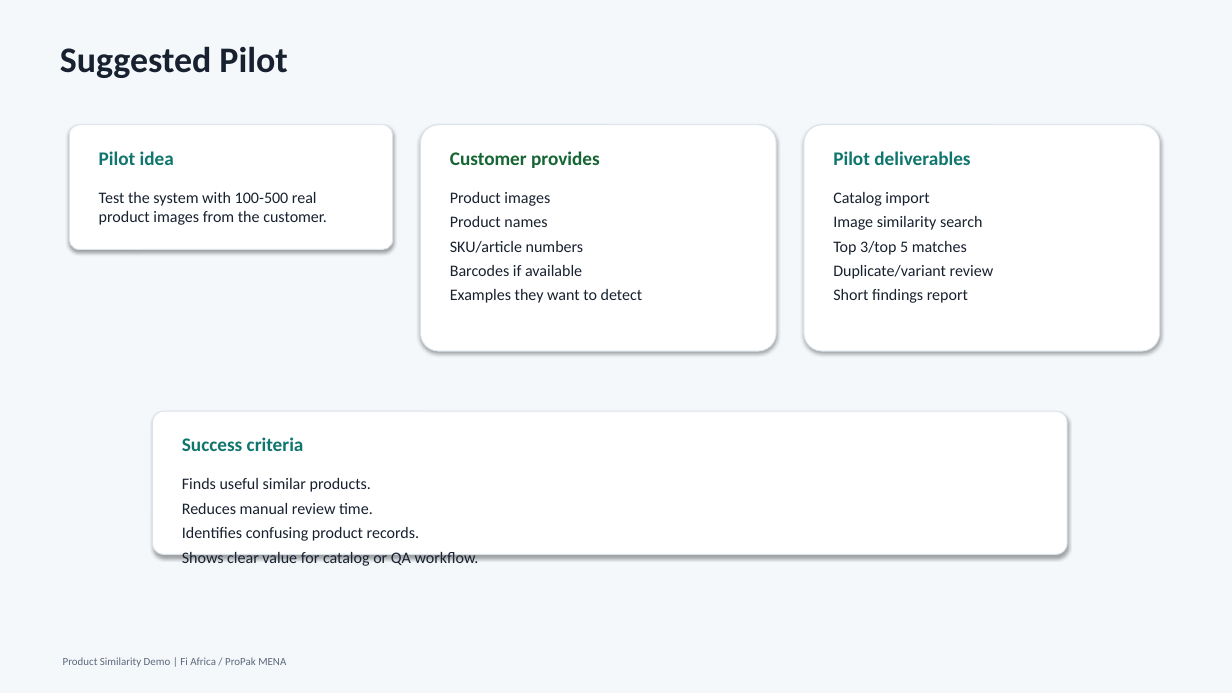
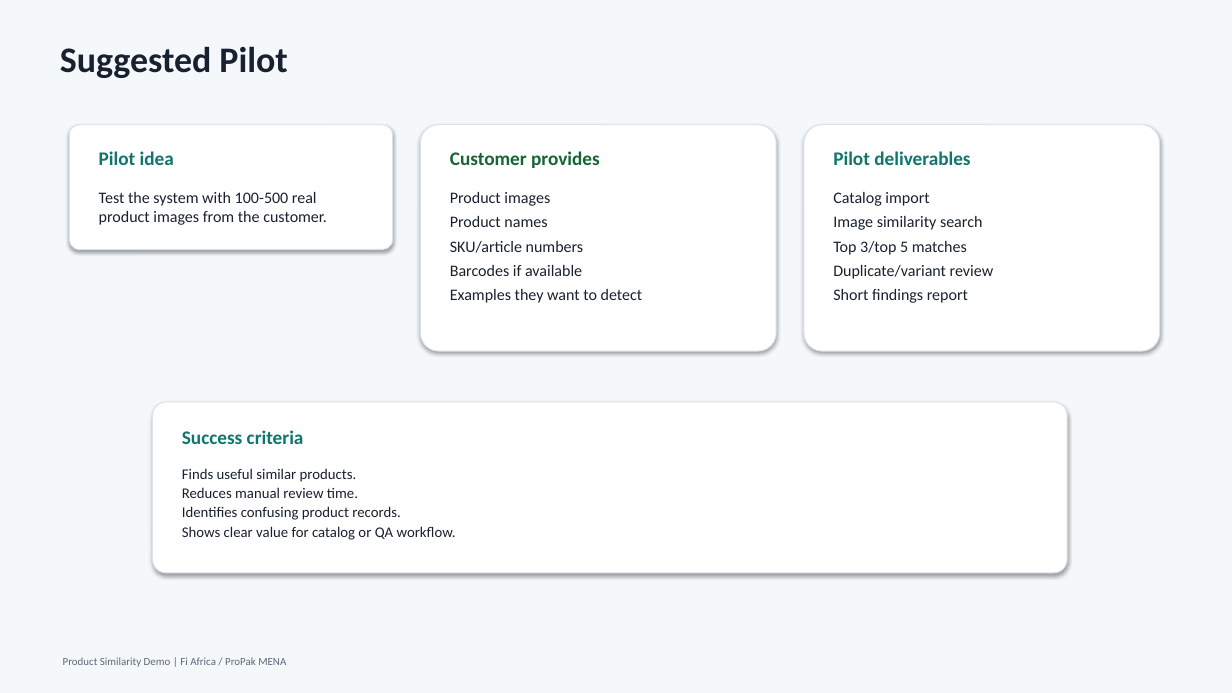
Before and after one commit to zoma00/Fi-Africa-demos, a slide deck: slide 10 of presentations/product_similarity_conversation_deck.pptx. Drawn at 1232x693 pixels with LibreOffice and Linux fonts; fonts in the diff are those of the drawing. Boxes give left, top, right and bottom in pixels: in the first picture for what was removed or moved away, otherwise in the second. Text is boxed around its words. In the diff, an @@ line names an element or a change of style, - is before the commit and + after.

```diff
--- a/presentations/product_similarity_conversation_deck.pptx
+++ b/presentations/product_similarity_conversation_deck.pptx
@@ rounded rectangle: place and size @@
-rounded rectangle at [152,411,1067,555]
+rounded rectangle at [152,402,1067,573]
@@ text "Success criteria": place and size @@
-text "Success criteria" at [182,437,304,451]
+text "Success criteria" at [182,430,304,444]
@@ text "Finds useful similar products.": place and size @@
-text "Finds useful similar products." at [182,478,479,566]
+text "Finds useful similar products." at [182,468,456,540]
@@ text "Finds useful similar products." at [182,468,456,540]: size 12.5 to 11.5 pt; less space between paragraphs @@
```
Also in this commit, not shown: 3 other slides changed, 3 other files.
